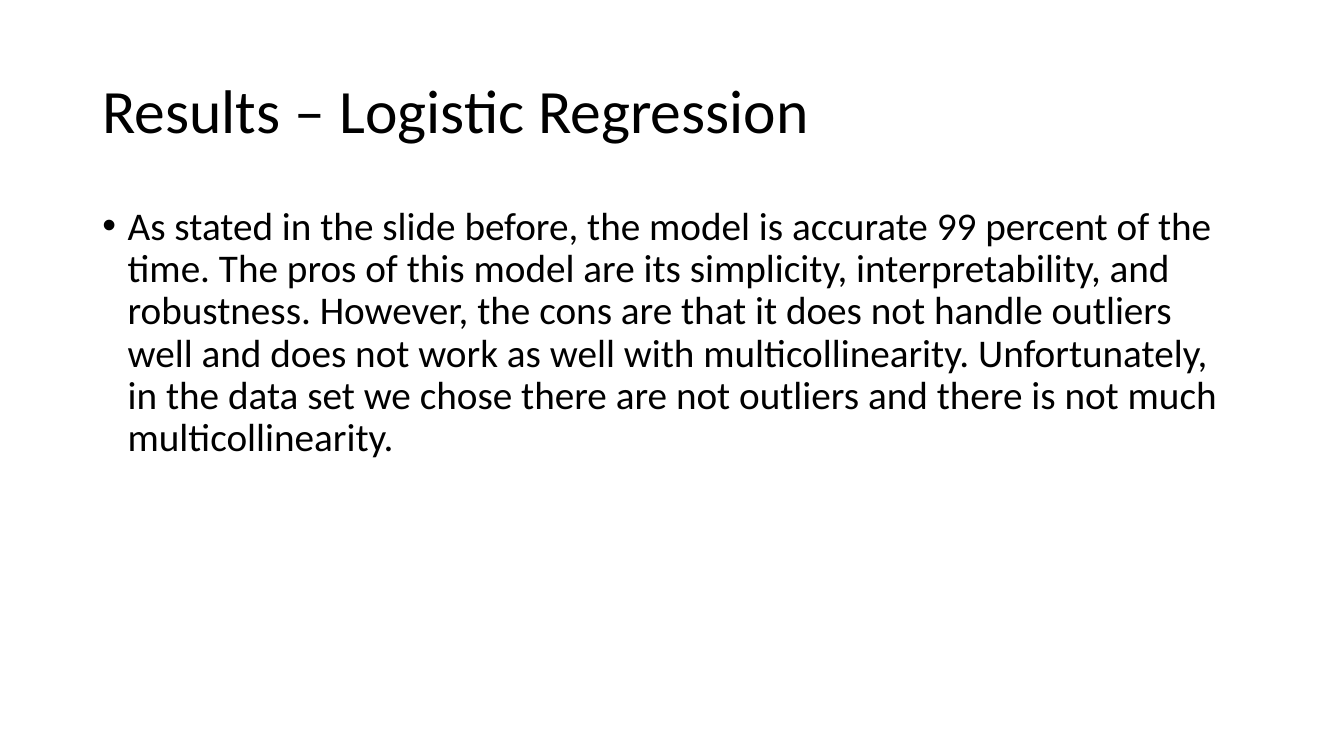
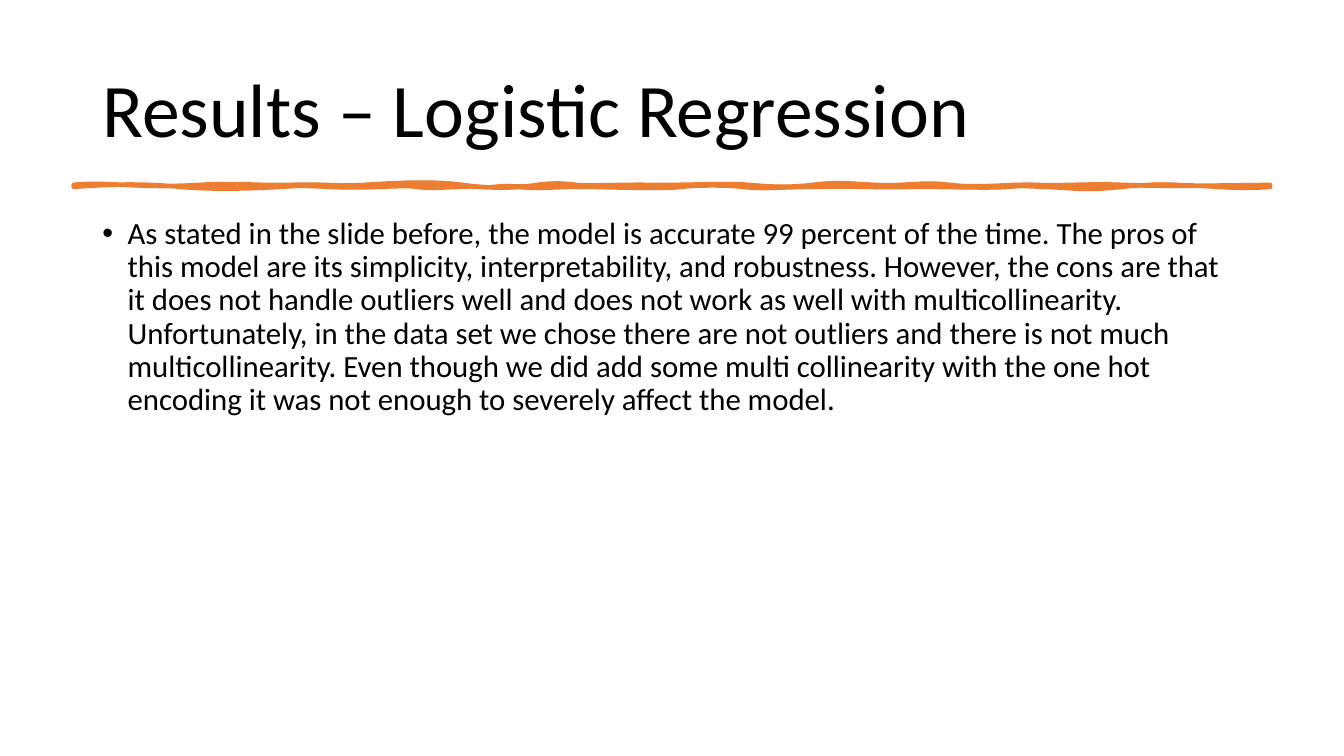
Before and after one commit to Patricker75/Data-Science-Project, a slide deck: slide 7 of Presentation.pptx. Drawn at 1344x756 pixels with LibreOffice and Linux fonts; fonts in the diff are those of the drawing. Boxes give left, top, right and bottom in pixels: in the first picture for what was removed or moved away, otherwise in the second. Text is boxed around its words. In the diff, an @@ line names an element or a change of style, - is before the commit and + after.

```diff
--- a/Presentation.pptx
+++ b/Presentation.pptx
@@ title "Results – Logistic Regression" at <box>102,84,969,150</box>: size 44 to 54 pt @@
@@ freeform shape added at <box>74,185,1270,187</box>, fill #ED7D31, outline #ED7D31 3.25 pt @@
@@ text at <box>128,222,1219,416</box>: text changed; size 28 to 22 pt @@
-• As stated in the slide before, the model is accurate 99 percent of the time. The pros of this model are its simplicity, interpretability, and robustness. However, the cons are that it does not handle outliers well and does not work as well with multicollinearity. Unfortunately, in the data set we chose there are not outliers and there is not much multicollinearity.
+• As stated in the slide before, the model is accurate 99 percent of the time. The pros of this model are its simplicity, interpretability, and robustness. However, the cons are that it does not handle outliers well and does not work as well with multicollinearity. Unfortunately, in the data set we chose there are not outliers and there is not much multicollinearity. Even though we did add some multi collinearity with the one hot encoding it was not enough to severely affect the model.
```
